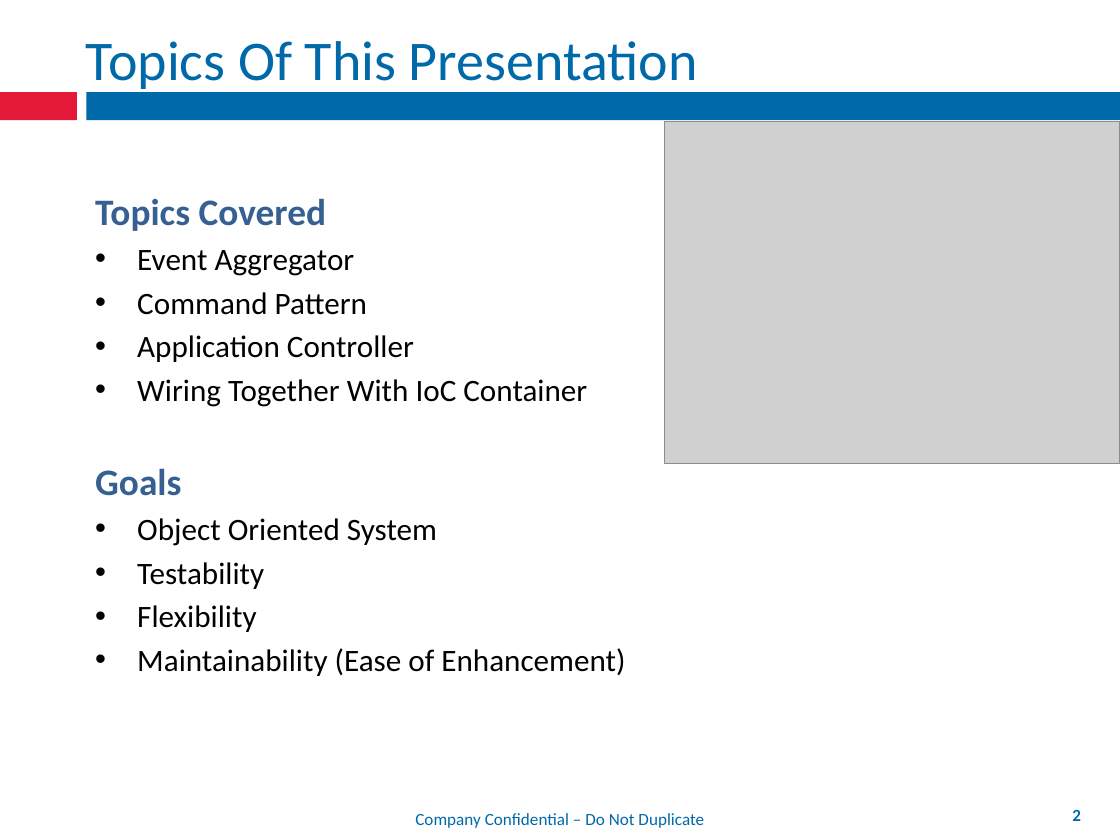
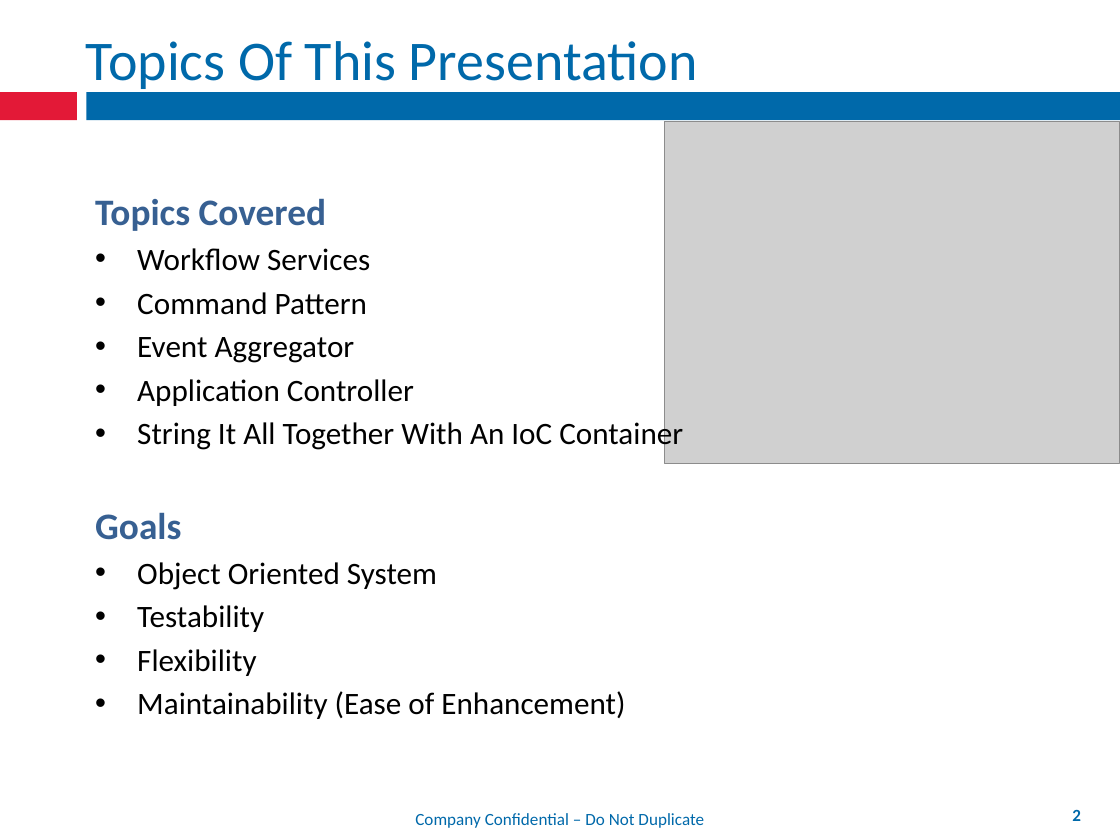
Before and after one commit to mxriverlynn/presentations-and-training, a slide deck: slide 2 of Decoupling Workflow With App Controler/Decoupling Workflow From Forms.pptx. Drawn at 1120x840 pixels with LibreOffice and Linux fonts; fonts in the diff are those of the drawing; grey boxes stand for pictures; background and template pictures are left out. Boxes give left, top, right and bottom in pixels: in the first picture for what was removed or moved away, otherwise in the second. Text is boxed around its words. In the diff, an @@ line names an element or a change of style, - is before the commit and + after.

```diff
--- a/Decoupling Workflow With App Controler/Decoupling Workflow From Forms.pptx
+++ b/Decoupling Workflow With App Controler/Decoupling Workflow From Forms.pptx
@@ text at (137,248,370,315): paragraphs added @@
+• Workflow Services
+• Command Pattern
@@ text at (137,418,683,452): text changed @@
-• Wiring Together With IoC Container
+• String It All Together With An IoC Container
```
Also in this commit, not shown: 2 other slides changed.
